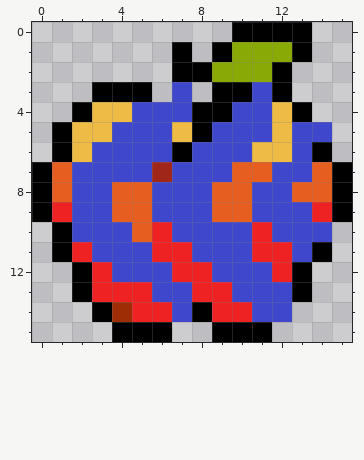
One commit to this pixel-art sprite: sprites/high_speed_apple.png. The picture above was drawn from the file before the commit.
The file is 16x16 pixels.
The result:
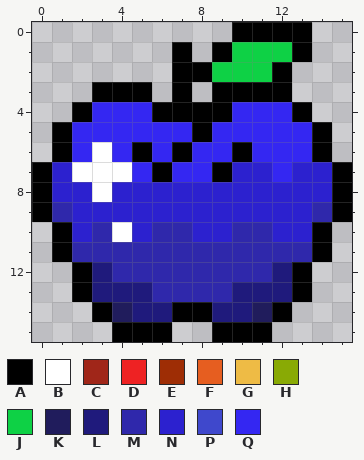
Palette (. is transparent): A #000000  B #ffffff  C #a02619  D #ee2223  E #9e2d05  F #e65e20  G #eebb45  H #89aa05  J #0ed145  K #201c5c  L #1f1a7c  M #2f28ab  N #2c21cf  P #3f48cc  Q #3427f2
Change:
@@ x 0..15 @@
  0 ..........AAAA..
- 1 .......A.AHHHA..
- 2 .......AAHHHA...
- 3 ...AAA.P.AAPA...
- 4 ..AGGPPPAAPPGA..
- 5 .AGGPPPGAPPPGPP.
- 6 .AGPPPPAPPPGGPA.
- 7 AFPPPPCPPPFFPPFA
- 8 AFPPFFPPPFFPPFFA
- 9 ADPPFFPPPFFPPPDA
-10 .APPPFDPPPPDPPP.
-11 .ADPPPDDPPPDDPA.
-12 ..ADPPPDDPPPDA..
-13 ..ADDDPPDDPPPA..
-14 ...AEDDPADDPP...
+ 1 .......A.AJJJA..
+ 2 .......AAJJJA...
+ 3 ...AAA.A.AAAA...
+ 4 ..AQQQAAAAQQQA..
+ 5 .AQQQQQQAQQQQQA.
+ 6 .AQBQAQAQQAQQQA.
+ 7 ANBBBQAQQANNQNNA
+ 8 ANNBNNNNNNNNNNNA
+ 9 AMNNNNNNNNNNNNMA
+10 .ANMBNMMNNMMNNA.
+11 .AMMMMMMMMMMMMA.
+12 ..ALMMMMMMMMLA..
+13 ..ALLLMMMMLLLA..
+14 ...AKLLAALLKA...
 15 ....AAA..AAA....
Pixel boxes of the changes (left, top, right, bottom) in both pictures:
changed: (52, 42, 332, 322)
